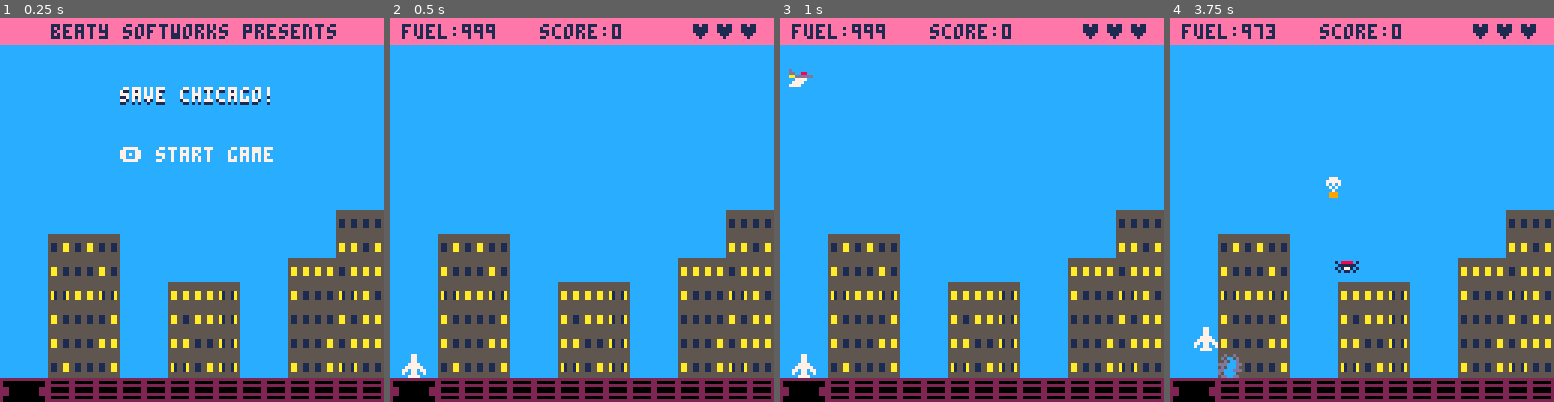
Above: before the commit, frames 1-4 (left to right).
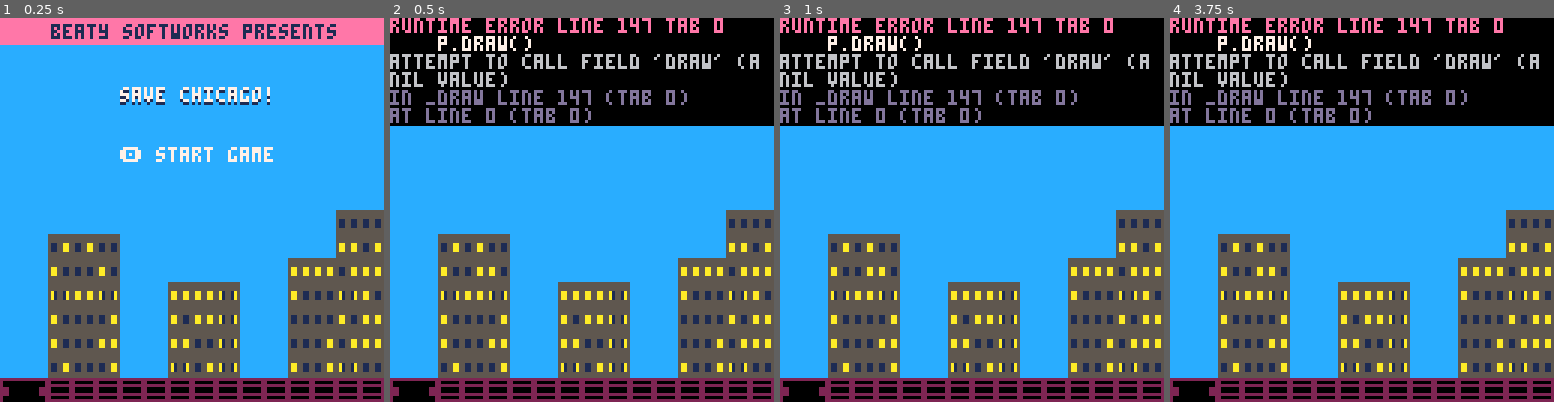
Above: after the commit, the same moments.

Repository: natebeaty/savepicoville
Game: PICO-8 cartridge savechicago.p8
Same seed, same stepped clock (60 frames per second), same inputs: the game is played once before the commit and once after it.
Inputs:
- Up to frame 1 (0.25 s): no input
- Up to frame 2 (0.5 s): tap O (Z key) at 0.33 s
- Up to frame 3 (1 s): tap O (Z key) at 0.7 s
- Up to frame 4 (3.75 s): tap X (X key) at 1.07, 2.07, 2.4, 2.73, 3.07, 3.4, 3.73 s; tap O (Z key) at 1.43, 2.22, 3.1 s; hold Left 1.97-2.37 s; hold Down 2.42-2.82 s; hold Right 2.87-3.53 s; hold Up from 3.58 s (still down)

Frame 1 is identical in both runs. In frame 2, 27% of the frame differs, in the area x 0-100%, y 0-94%; in frame 3, 27%; in frame 4, 28%.
Error after the commit: runtime error line 147 tab 0; p.draw(); attempt to call field 'draw' (a nil value)

Commit message:
minspeed helper method, use p.update and p.draw

Diff:
--- a/main.lua
+++ b/main.lua
@@ -1,4 +1,12 @@
 --save chicago!
+
+-- ensure min speeds, pos or neg
+function minspeed(spd,minspd)
+  if (abs(spd)!=0 and abs(spd)<minspd) then
+    if spd<0 then spd=-minspd else spd=minspd end
+  end
+  return spd
+end
 
 function _init()
   mode="title"
@@ -53,7 +61,7 @@
         sfx(11)
         for j=1,obj.building.width do
           local mx=obj.building.x+j
-          local my=14-#obj.building.rows+i
+          local my=14-obj.building.height+i
           mset(mx, my, 8)
           add(rumblingrows, new_rumblingrow(mx*8,my*8,i*10))
         end
@@ -68,6 +76,7 @@
 
   if mode=="title" then
 
+    building_update(4)
     check_enemy_spawn(5)
     for obj in all(enemies) do
       obj.update(obj)
@@ -79,14 +88,8 @@
 
   elseif mode=="game" then
 
-    if (p.dying==0 and t%2==0) then
-      -- moving? reduce fuel
-      if (p.dy!=0 or p.dx!=0) p.fuel-=1
-      if (p.fuel==0) p.die()
-    end
-
-    move_player()
-    player_fire()
+    p.update()
+    building_update(3)
     check_enemy_spawn(2)
     check_supply_spawn()
     update_map()
@@ -98,6 +101,7 @@
 
   elseif mode=="game over" then
 
+    building_update(1)
     for grp in all({supply,balloon,explosions,rumblingrows}) do
       for obj in all(grp) do
         obj.update(obj)
@@ -134,21 +138,17 @@
 
     --update_camera()
 
-    --draw player
-    if (p.dying==0) then
-      spr(p.sprite, p.x, p.y, 1, 1, p.flipx, p.flipy)
-    end
-
     update_map()
     for grp in all({bullets,enemies,supply,balloon,explosions,rumblingrows}) do
       for obj in all(grp) do
         obj.draw(obj)
       end
     end
+    p.draw()
 
     --status bar
     rectfill(0,0,128,8,14)
-    print("fuel:"..p.fuel, 4, 2, 1)
+    print("fuel:"..flr(p.fuel), 4, 2, 1)
     print("score:"..p.score, 50, 2, 1)
     print(p.life, 100, 2, 1)
 
